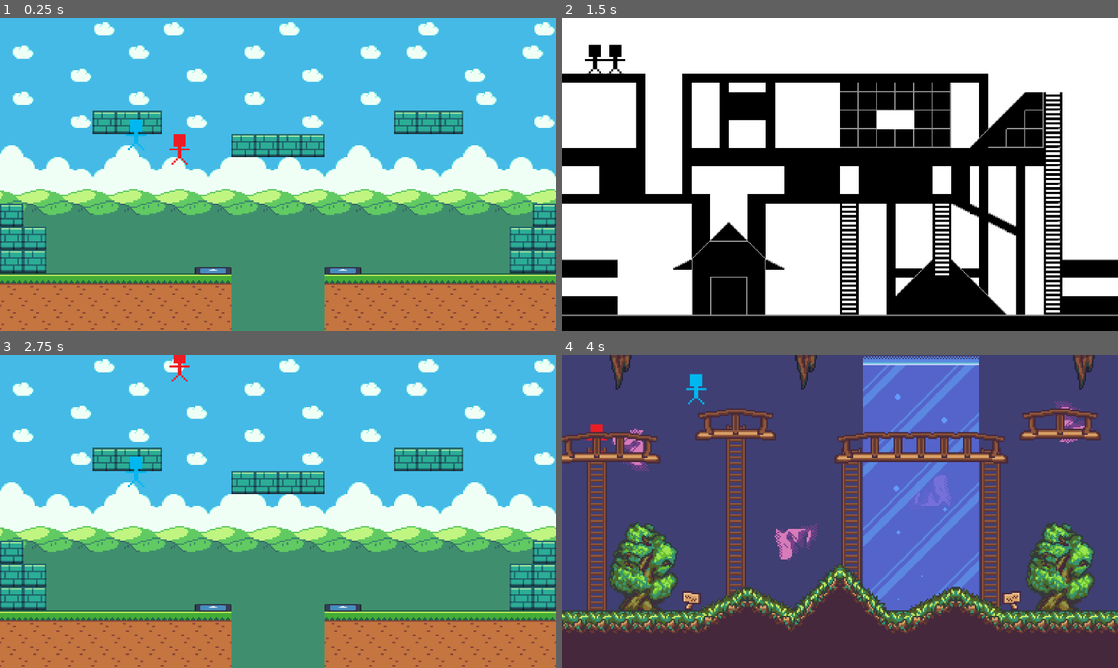
Above: before the commit, frames 1-4 (two rows, left to right).
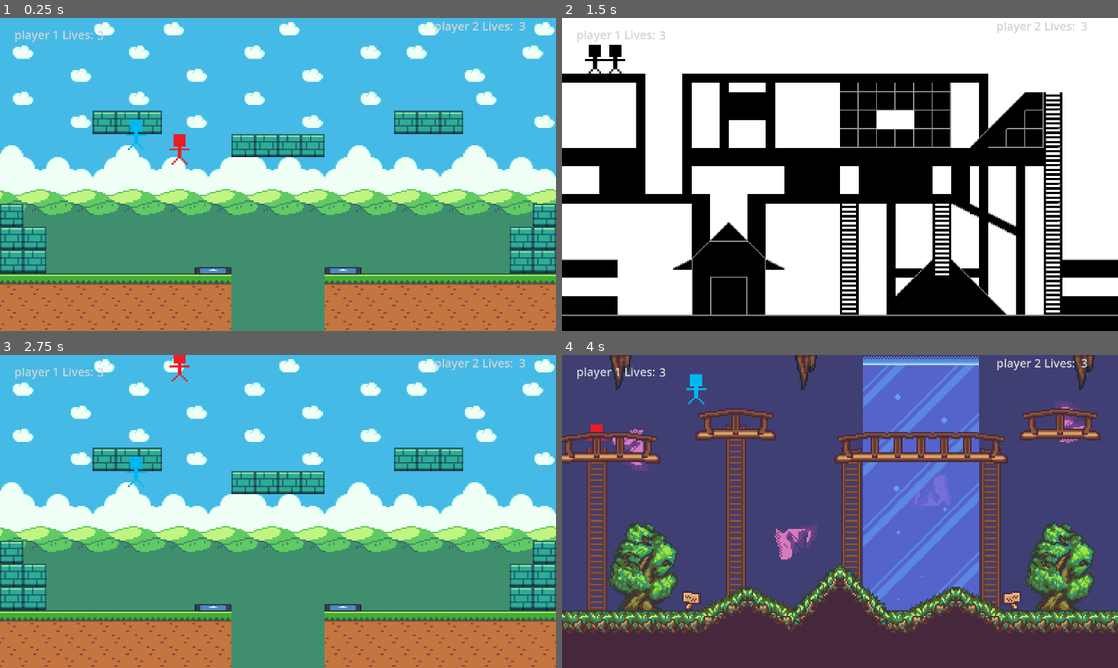
Above: after the commit, the same moments.

Repository: Fezezen/GGJ2024
Game: Godot game, scene res://Levels/level_1.tscn
The game is run twice, just before and just after one commit, with the same random seed, the same clock (stepped at 60 frames per second) and the same inputs. The engine's default icon, where the game draws it, is replaced by a stand-in: a white triangle on a blue panel in a dark square. Sound files missing from this copy of the repository are replaced by a short silence.
Inputs:
- Up to frame 1 (0.25 s): no input
- Up to frame 2 (1.5 s): tap Enter (Next_Level) at 0.5, 0.6 s; hold D (p1_move_right) from 0.53 s (still down); tap W (p1_jump) at 0.77 s; tap Space at 1.25 s; tap S (p1_shoot) at 1.35 s
- Up to frame 3 (2.75 s): tap W (p1_jump) at 1.52 s; tap Enter (Next_Level) at 2, 2.1 s; release D (p1_move_right) at 2.03 s; hold A (p1_move_left) from 2.03 s (still down)
- Up to frame 4 (4 s): release A (p1_move_left) at 2.78 s; hold D (p1_move_right) from 2.78 s (still down); tap S (p1_shoot) at 2.85 s; tap W (p1_jump) at 3.02, 3.77 s; tap Enter (Next_Level) at 3.6 s

The runs differ from the first frame. In frame 1, 0.4% of the frame differs, in the area x 2-95%, y 1-8%; in frame 2, 0.3%; in frame 3, 0.4%; in frame 4, 0.4%.

Commit message:
hud done

Diff:
--- /dev/null
+++ b/Levels/ScoreHud.gd
@@ -0,0 +1,19 @@
+extends CanvasLayer
+
+@export var levelLoader: LevelLoader
+
+@onready var lives1: Label
+@onready var lives2: Label
+
+# Called when the node enters the scene tree for the first time.
+func _ready():
+	lives1 = $Lives1
+	lives2 = $Lives2
+	pass # Replace with function body.
+
+
+# Called every frame. 'delta' is the elapsed time since the previous frame.
+func _process(delta):
+	lives1.text = str(levelLoader.p1Lives)
+	lives2.text = str(levelLoader.p2Lives)
+	pass
--- a/Levels/level_1.tscn
+++ b/Levels/level_1.tscn
@@ -8,6 +8,7 @@
 [ext_resource type="Texture2D" uid="uid://bjlcbie3yyh5u" path="res://Sprites/Anger.png" id="6_bes62"]
 [ext_resource type="PackedScene" uid="uid://cgqg721hlb1st" path="res://Prefabs/level_loader.tscn" id="7_1nadn"]
 [ext_resource type="PackedScene" uid="uid://ufyshko2d8wa" path="res://Prefabs/Jumppad.tscn" id="7_4a2ki"]
+[ext_resource type="Script" path="res://Levels/ScoreHud.gd" id="9_f60fm"]
 
 [sub_resource type="TileSetAtlasSource" id="TileSetAtlasSource_odab3"]
 texture = ExtResource("1_quijy")
@@ -2600,4 +2601,54 @@
 
 [node name="WeaponSpawner" parent="." instance=ExtResource("5_2gbop")]
 
+[node name="LivesHud" type="CanvasLayer" parent="." node_paths=PackedStringArray("levelLoader")]
+script = ExtResource("9_f60fm")
+levelLoader = NodePath("../LevelLoader")
+
+[node name="Lives1Text" type="Label" parent="LivesHud"]
+modulate = Color(0.811765, 0.835294, 0.831373, 1)
+z_index = 6
+offset_left = 50.0
+offset_top = 30.0
+offset_right = 417.06
+offset_bottom = 85.0
+theme_override_font_sizes/font_size = 40
+text = "player 1 Lives: "
+
+[node name="Lives2Text" type="Label" parent="LivesHud"]
+modulate = Color(0.811765, 0.835294, 0.831373, 1)
+z_index = 6
+anchors_preset = 1
+anchor_left = 1.0
+anchor_right = 1.0
+offset_left = -420.0
+offset_right = -52.9399
+offset_bottom = 55.0
+grow_horizontal = 0
+theme_override_font_sizes/font_size = 40
+text = "player 2 Lives: "
+
+[node name="Lives1" type="Label" parent="LivesHud"]
+modulate = Color(0.811765, 0.835294, 0.831373, 1)
+z_index = 6
+offset_left = 336.0
+offset_top = 32.0
+offset_right = 703.06
+offset_bottom = 87.0
+theme_override_font_sizes/font_size = 40
+text = "0"
+
+[node name="Lives2" type="Label" parent="LivesHud"]
+modulate = Color(0.811765, 0.835294, 0.831373, 1)
+z_index = 6
+anchors_preset = 1
+anchor_left = 1.0
+anchor_right = 1.0
+offset_left = -128.0
+offset_right = 239.06
+offset_bottom = 55.0
+grow_horizontal = 0
+theme_override_font_sizes/font_size = 40
+text = "0"
+
 [connection signal="body_entered" from="MadFace" to="MadFace" method="_on_body_entered"]
--- a/Levels/level_2.tscn
+++ b/Levels/level_2.tscn
@@ -1,10 +1,11 @@
-[gd_scene load_steps=12 format=3 uid="uid://ituxsrni6pp8"]
+[gd_scene load_steps=13 format=3 uid="uid://ituxsrni6pp8"]
 
 [ext_resource type="Texture2D" uid="uid://bd66cj7g4kmxt" path="res://Tilesets/Tileset.png" id="1_wtfik"]
 [ext_resource type="PackedScene" uid="uid://dky3k75q8h8md" path="res://Prefabs/player1.tscn" id="2_wvnn5"]
 [ext_resource type="PackedScene" uid="uid://cg62rpkhgdts7" path="res://Prefabs/player2.tscn" id="3_8wtfa"]
 [ext_resource type="Texture2D" uid="uid://ds4vqhsudv3bj" path="res://Sprites/Wata'r.png" id="4_q868l"]
 [ext_resource type="PackedScene" uid="uid://cgqg721hlb1st" path="res://Prefabs/level_loader.tscn" id="6_5y4sw"]
+[ext_resource type="PackedScene" uid="uid://cxxmsodrx03ua" path="res://Prefabs/lives_hud.tscn" id="7_icivj"]
 [ext_resource type="PackedScene" uid="uid://c5bwjijfafj4a" path="res://Prefabs/WeaponSpawner.tscn" id="7_tuogg"]
 
 [sub_resource type="TileSetAtlasSource" id="TileSetAtlasSource_uum18"]
@@ -530,6 +531,7 @@
 
 [node name="PlatformCollision1" type="StaticBody2D" parent="."]
 position = Vector2(480, 264)
+collision_layer = 4
 
 [node name="CollisionShape2D" type="CollisionShape2D" parent="PlatformCollision1"]
 position = Vector2(116, 16)
@@ -538,6 +540,7 @@
 
 [node name="PlatformCollision2" type="StaticBody2D" parent="."]
 position = Vector2(1608, 264)
+collision_layer = 4
 
 [node name="CollisionShape2D" type="CollisionShape2D" parent="PlatformCollision2"]
 position = Vector2(120, 0)
@@ -547,6 +550,7 @@
 [node name="PlatformCollision3" type="StaticBody2D" parent="."]
 position = Vector2(992, 344)
 scale = Vector2(2.12, 1)
+collision_layer = 4
 
 [node name="CollisionShape2D" type="CollisionShape2D" parent="PlatformCollision3"]
 position = Vector2(116, 16)
@@ -556,6 +560,7 @@
 [node name="PlatformCollision4" type="StaticBody2D" parent="."]
 position = Vector2(8, 344)
 scale = Vector2(1.32, 1)
+collision_layer = 4
 
 [node name="CollisionShape2D" type="CollisionShape2D" parent="PlatformCollision4"]
 position = Vector2(116, 16)
@@ -782,4 +787,7 @@
 
 [node name="WeaponSpawner" parent="." instance=ExtResource("7_tuogg")]
 
+[node name="LivesHud" parent="." node_paths=PackedStringArray("levelLoader") instance=ExtResource("7_icivj")]
+levelLoader = NodePath("../LevelLoader")
+
 [connection signal="body_entered" from="WaterObstacle" to="WaterObstacle" method="_on_body_entered"]
--- a/Levels/level_3.tscn
+++ b/Levels/level_3.tscn
@@ -6,6 +6,7 @@
 [ext_resource type="PackedScene" uid="uid://cg62rpkhgdts7" path="res://Prefabs/player2.tscn" id="4_nm2j0"]
 [ext_resource type="PackedScene" uid="uid://cgqg721hlb1st" path="res://Prefabs/level_loader.tscn" id="5_e0fu0"]
 [ext_resource type="PackedScene" uid="uid://c5bwjijfafj4a" path="res://Prefabs/WeaponSpawner.tscn" id="6_n18jn"]
+[ext_resource type="PackedScene" uid="uid://cxxmsodrx03ua" path="res://Prefabs/lives_hud.tscn" id="7_nfw5o"]
 
 [sub_resource type="TileSetAtlasSource" id="TileSetAtlasSource_swf2k"]
 texture = ExtResource("1_ang7f")
@@ -487,5 +488,8 @@
 
 [node name="WeaponSpawner" parent="." instance=ExtResource("6_n18jn")]
 
+[node name="LivesHud" parent="." node_paths=PackedStringArray("levelLoader") instance=ExtResource("7_nfw5o")]
+levelLoader = NodePath("../LevelLoader")
+
 [editable path="Player2"]
 [editable path="Player1"]
--- a/Levels/level_4.tscn
+++ b/Levels/level_4.tscn
@@ -8,6 +8,7 @@
 [ext_resource type="PackedScene" uid="uid://cgqg721hlb1st" path="res://Prefabs/level_loader.tscn" id="7_onvvn"]
 [ext_resource type="PackedScene" uid="uid://c5bwjijfafj4a" path="res://Prefabs/WeaponSpawner.tscn" id="8_pgj7q"]
 [ext_resource type="Texture2D" uid="uid://csiv2ti05jc3y" path="res://Sprites/BirdFlying.png" id="9_g0i3t"]
+[ext_resource type="PackedScene" uid="uid://cxxmsodrx03ua" path="res://Prefabs/lives_hud.tscn" id="10_owb04"]
 [ext_resource type="Script" path="res://Scripts/birb.gd" id="10_wmdwy"]
 
 [sub_resource type="PlaceholderTexture2D" id="PlaceholderTexture2D_nptov"]
@@ -198,3 +199,6 @@
 wait_time = 3.0
 one_shot = true
 autostart = true
+
+[node name="LivesHud" parent="." node_paths=PackedStringArray("levelLoader") instance=ExtResource("10_owb04")]
+levelLoader = NodePath("../LevelLoader")
--- a/Prefabs/Projectiles/Apple.tscn
+++ b/Prefabs/Projectiles/Apple.tscn
@@ -13,6 +13,7 @@
 
 [node name="CollisionShape2D" parent="." index="1"]
 position = Vector2(0, 1.19209e-07)
+scale = Vector2(1.7, 0.17)
 
 [node name="ImpactSFX" parent="." index="2"]
 stream = ExtResource("3_82uw6")
--- a/Prefabs/Projectiles/Banana.tscn
+++ b/Prefabs/Projectiles/Banana.tscn
@@ -14,9 +14,9 @@
 texture = ExtResource("2_1vsmt")
 
 [node name="CollisionShape2D" parent="." index="1"]
-position = Vector2(0.149998, 1.19209e-07)
+position = Vector2(0.2, 0)
 rotation = -3.14159
-scale = Vector2(0.359999, 0.0299999)
+scale = Vector2(1.7, 0.213)
 
 [node name="ImpactSFX" parent="." index="2"]
 stream = ExtResource("3_khcay")
--- a/Prefabs/Projectiles/Bullet.tscn
+++ b/Prefabs/Projectiles/Bullet.tscn
@@ -4,8 +4,8 @@
 [ext_resource type="Texture2D" uid="uid://b7ri3xu6q8mgm" path="res://Sprites/icon.svg" id="2_ish7y"]
 [ext_resource type="AudioStream" uid="uid://874xhe7toclg" path="res://Sounds/coconut.wav" id="3_gvwbp"]
 
-[sub_resource type="RectangleShape2D" id="RectangleShape2D_pat5h"]
-size = Vector2(11.9445, 120)
+[sub_resource type="RectangleShape2D" id="RectangleShape2D_ggnp1"]
+size = Vector2(2.98613, 30)
 
 [node name="Bullet" type="Area2D"]
 scale = Vector2(17.04, 13.76)
@@ -20,7 +20,7 @@
 [node name="CollisionShape2D" type="CollisionShape2D" parent="."]
 position = Vector2(0, 3.03221e-08)
 scale = Vector2(0.6, 0.05)
-shape = SubResource("RectangleShape2D_pat5h")
+shape = SubResource("RectangleShape2D_ggnp1")
 
 [node name="ImpactSFX" type="AudioStreamPlayer" parent="."]
 stream = ExtResource("3_gvwbp")
--- a/Prefabs/Projectiles/Coconut.tscn
+++ b/Prefabs/Projectiles/Coconut.tscn
@@ -13,4 +13,5 @@
 texture = ExtResource("2_67mxu")
 
 [node name="CollisionShape2D" parent="." index="1"]
-position = Vector2(8.9407e-08, 1.19209e-07)
+position = Vector2(0, 0)
+scale = Vector2(2.1, 0.22)
--- a/Prefabs/Projectiles/Grape.tscn
+++ b/Prefabs/Projectiles/Grape.tscn
@@ -15,7 +15,7 @@
 
 [node name="CollisionShape2D" parent="." index="1"]
 position = Vector2(-4.47035e-08, 3.03221e-08)
-scale = Vector2(0.05, 0.003)
+scale = Vector2(0.4, 0.04)
 
 [node name="ImpactSFX" parent="." index="2"]
 stream = ExtResource("3_bdjx4")
--- /dev/null
+++ b/Prefabs/lives_hud.tscn
@@ -0,0 +1,53 @@
+[gd_scene load_steps=2 format=3 uid="uid://cxxmsodrx03ua"]
+
+[ext_resource type="Script" path="res://Levels/ScoreHud.gd" id="1_omcns"]
+
+[node name="LivesHud" type="CanvasLayer" node_paths=PackedStringArray("levelLoader")]
+script = ExtResource("1_omcns")
+levelLoader = NodePath("")
+
+[node name="Lives1Text" type="Label" parent="."]
+modulate = Color(0.811765, 0.835294, 0.831373, 1)
+z_index = 6
+offset_left = 50.0
+offset_top = 30.0
+offset_right = 417.06
+offset_bottom = 85.0
+theme_override_font_sizes/font_size = 40
+text = "player 1 Lives: "
+
+[node name="Lives2Text" type="Label" parent="."]
+modulate = Color(0.811765, 0.835294, 0.831373, 1)
+z_index = 6
+anchors_preset = 1
+anchor_left = 1.0
+anchor_right = 1.0
+offset_left = -420.0
+offset_right = -52.9399
+offset_bottom = 55.0
+grow_horizontal = 0
+theme_override_font_sizes/font_size = 40
+text = "player 2 Lives: "
+
+[node name="Lives1" type="Label" parent="."]
+modulate = Color(0.811765, 0.835294, 0.831373, 1)
+z_index = 6
+offset_left = 336.0
+offset_top = 32.0
+offset_right = 703.06
+offset_bottom = 87.0
+theme_override_font_sizes/font_size = 40
+text = "0"
+
+[node name="Lives2" type="Label" parent="."]
+modulate = Color(0.811765, 0.835294, 0.831373, 1)
+z_index = 6
+anchors_preset = 1
+anchor_left = 1.0
+anchor_right = 1.0
+offset_left = -128.0
+offset_right = 239.06
+offset_bottom = 55.0
+grow_horizontal = 0
+theme_override_font_sizes/font_size = 40
+text = "0"
--- a/Scripts/LevelLoader.gd
+++ b/Scripts/LevelLoader.gd
@@ -1,3 +1,4 @@
+class_name LevelLoader
 extends Node2D
 
 @export var nextLevelName = ""
Not shown: 1 places in Levels/level_1.tscn that only renumber resources
Not shown: 1 places in Levels/level_3.tscn that only renumber resources
Not shown: 1 places in Levels/level_4.tscn that only renumber resources
